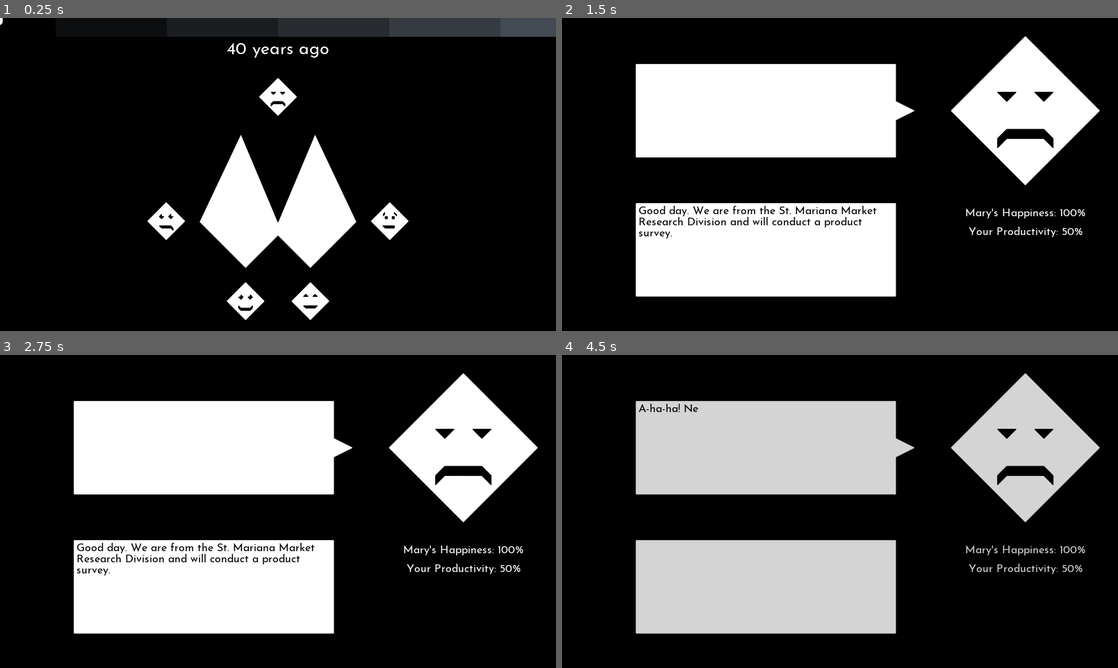
Above: before the commit, frames 1-4 (two rows, left to right).
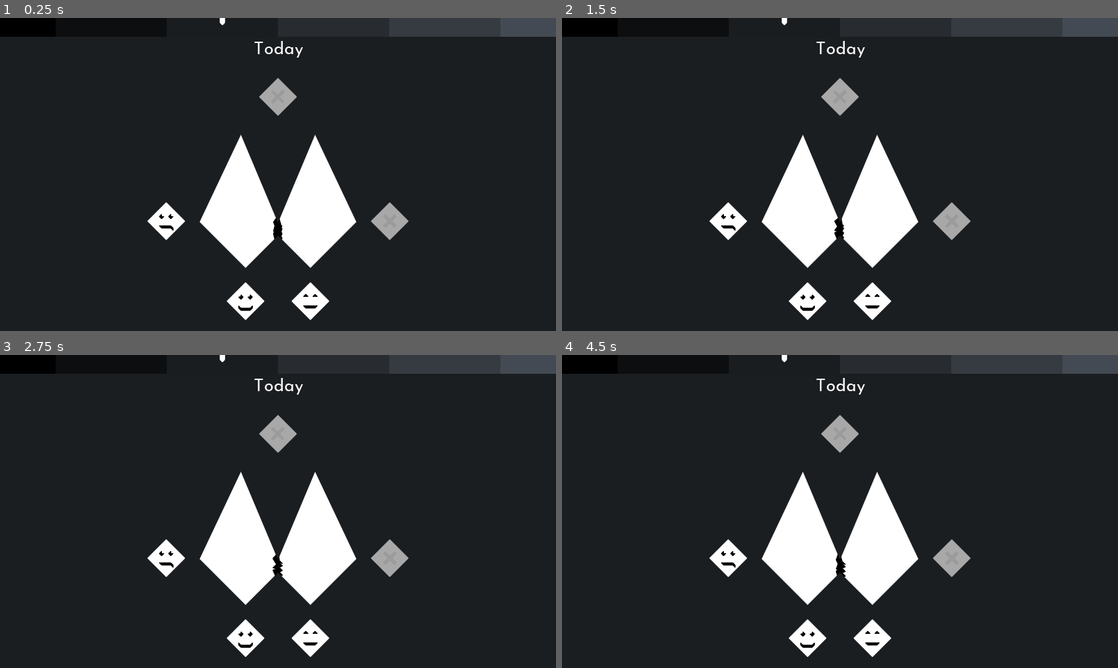
Above: after the commit, the same moments.

Repository: TidB/a-survey-in-a-small-town
Game: Godot game, scene res://start.tscn
Two runs of this game, one before a commit and one after it. Both use one fixed random seed, a clock stepped at 60 frames per second and the inputs below.
Inputs (mouse positions are in pixels of both pictures, inside the frame that each line leads up to):
- Up to frame 1 (0.25 s): no input
- Up to frame 2 (1.5 s): tap Enter at 0.5 s; move the mouse to (840, 96) at 0.52 s; click (840, 96) at 0.67 s; tap Space at 1.25 s; move the mouse to (1023, 111) at 1.27 s; click (1023, 111) at 1.42 s
- Up to frame 3 (2.75 s): tap Enter at 2 s; move the mouse to (333, 442) at 2.02 s; click (333, 442) at 2.17 s
- Up to frame 4 (4.5 s): tap Space at 2.75, 4.25 s; move the mouse to (812, 574) at 2.77 s; click (812, 574) at 2.92 s; tap Enter at 3.5 s; move the mouse to (1006, 558) at 3.52 s; click (1006, 558) at 3.67 s; move the mouse to (673, 464) at 4.27 s; click (673, 464) at 4.42 s

The runs differ from the first frame. In frame 1, 86% of the frame differs, in the area x 0-100%, y 0-100%; in frame 2, 94%; in frame 3, 94%; in frame 4, 98%.

Commit message:
Pseudo-finished -40 dialogue

Diff:
--- a/start.tscn
+++ b/start.tscn
@@ -56,7 +56,6 @@
 
 [node name="Node2D" type="Node2D"]
 script = ExtResource( 3 )
-start_time = 0
 
 [node name="Background" type="Polygon2D" parent="."]
 polygon = PoolVector2Array( 0, 0, 0, 1080, 1920, 1080, 1920, 0 )
Not shown, changed: dialogue/alex.txt
Not shown, changed: dialogue/alison.txt
Not shown, changed: dialogue/emily.txt
Not shown, changed: dialogue/mary.txt
Not shown, changed: dialogue/nelly.txt
